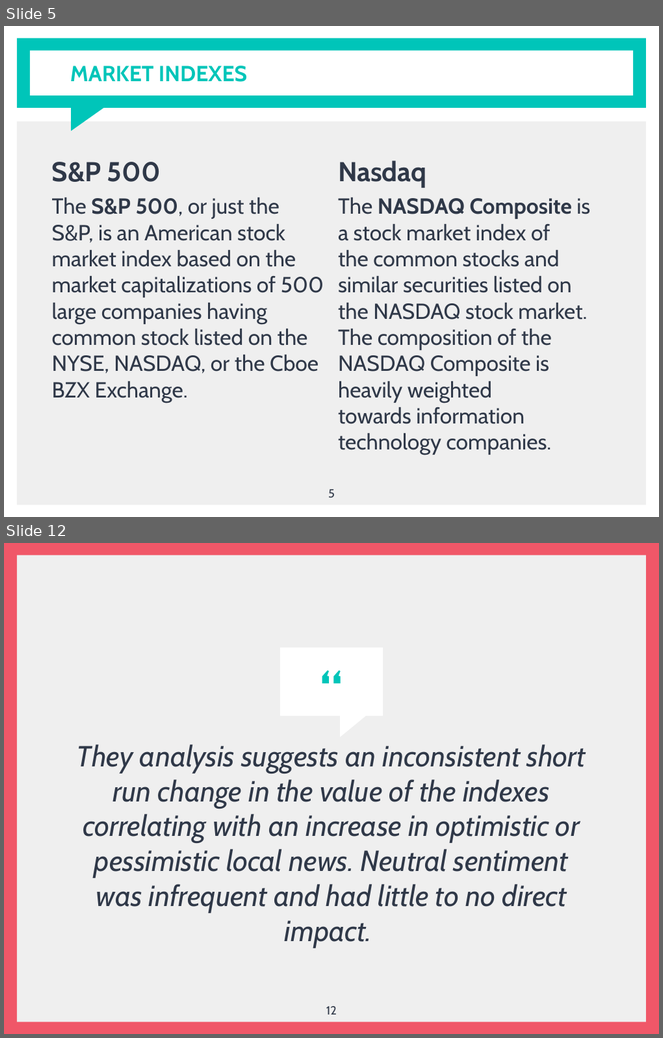
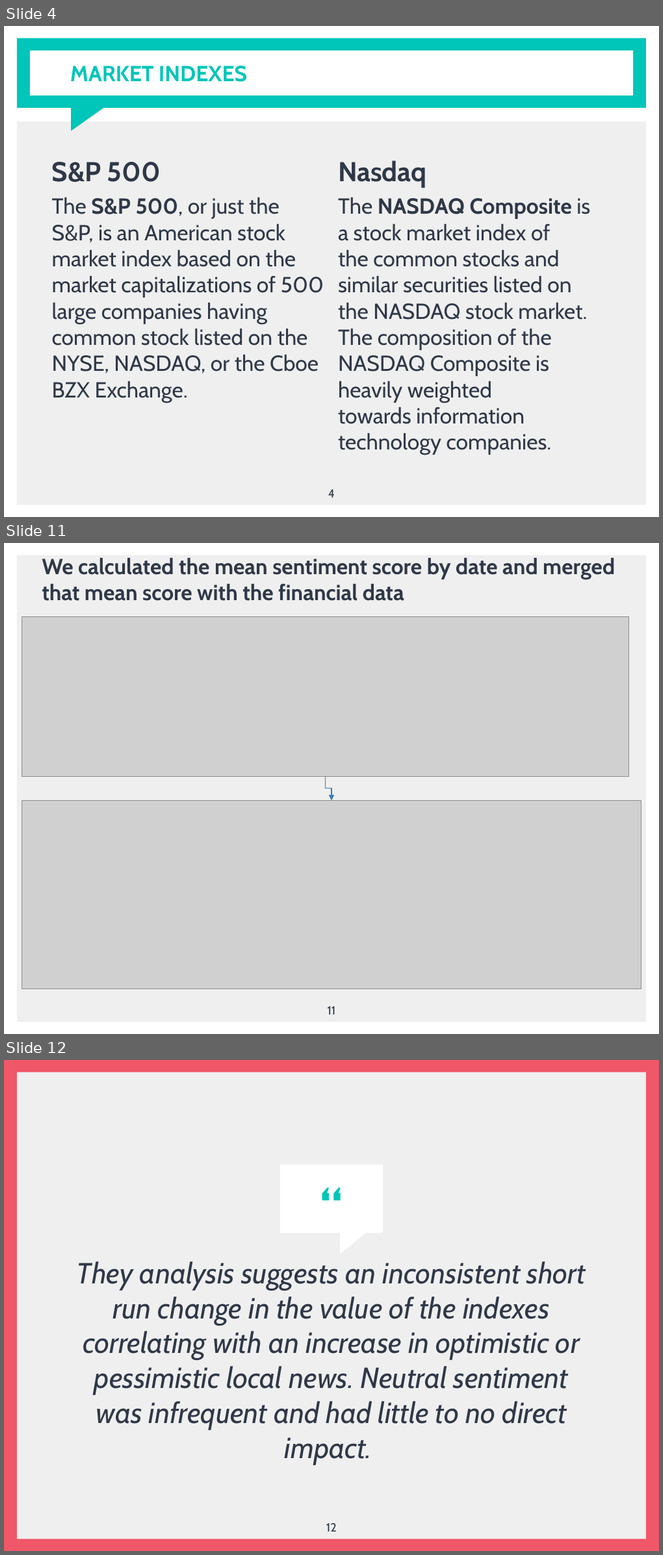
Before and after one commit to jsialcalde/news_project, a slide deck: News Project Presentation.pptx. Shown one above the other, each under a label of ours: slides 5 and 12 before the commit, slides 4, 11 and 12 after it; the slides between them are not shown. The pictures are 663x1038 and 663x1555 pixels, drawn with LibreOffice and Linux fonts; fonts in the diff are those of the drawing; grey boxes stand for pictures. Boxes give left, top, right and bottom in pixels: in the first picture for what was removed or moved away, otherwise in the second. Text is boxed around its words. In the diff, an @@ line names an element or a change of style, - is before the commit and + after.

```diff
--- a/News Project Presentation.pptx
+++ b/News Project Presentation.pptx
@@ slide 11 added at (4, 543, 659, 1034), background #FFFFFF; not listed: 1 template element that a slide beside it also shows @@
@@ text added at (42, 558, 615, 601), 24 pt, text #2F3848, bold @@
+We calculated the mean sentiment score by date and merged that mean score with the financial data
@@ picture added at (22, 617, 629, 777) @@
@@ elbow arrow added from (325, 777) to (332, 800), #367EB9 0.75 pt @@
@@ picture added at (22, 800, 641, 989) @@
@@ page number added at (328, 1006, 336, 1015), 13 pt, text #2F3848 @@
+11
@@ what was slide 5 is now slide 4 @@
@@ page number at (328, 489, 335, 498): text changed @@
-5
+4
```
Also in this commit, not shown: 1 slide changed, 5 other slides added, 6 slides removed.
